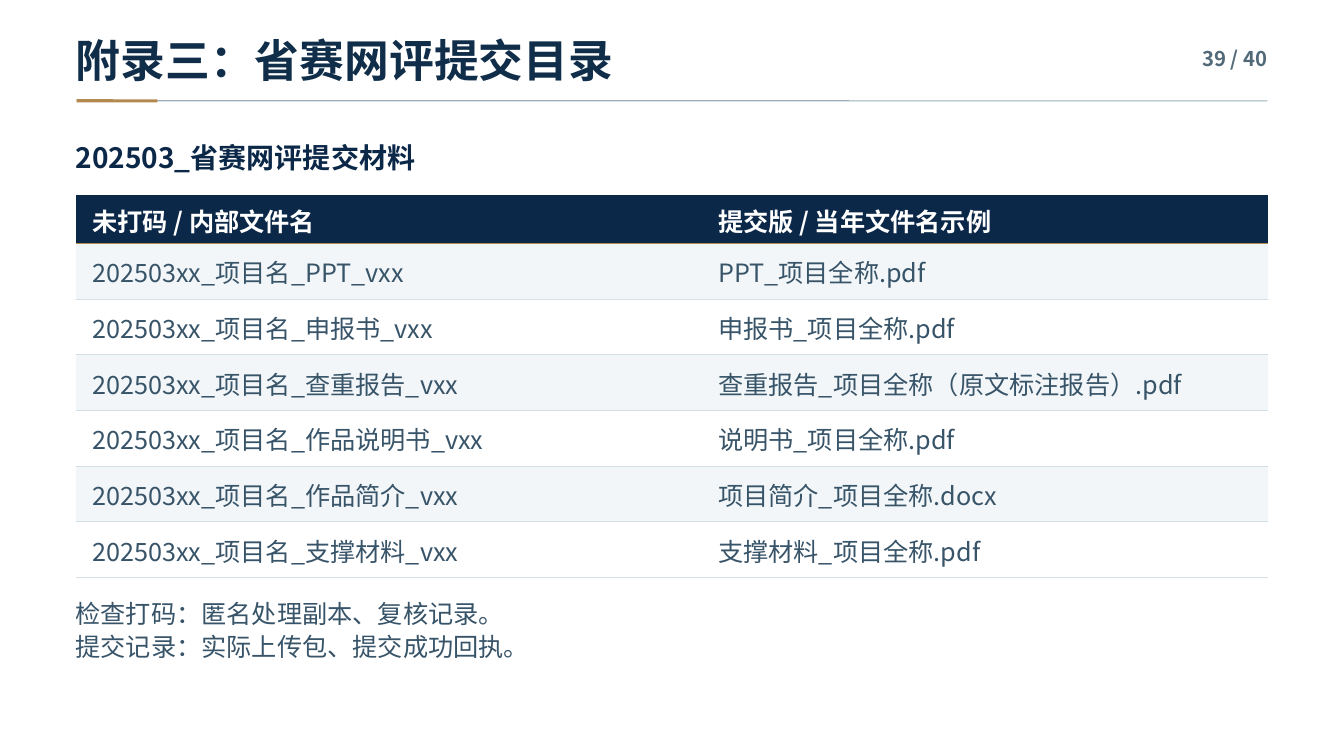
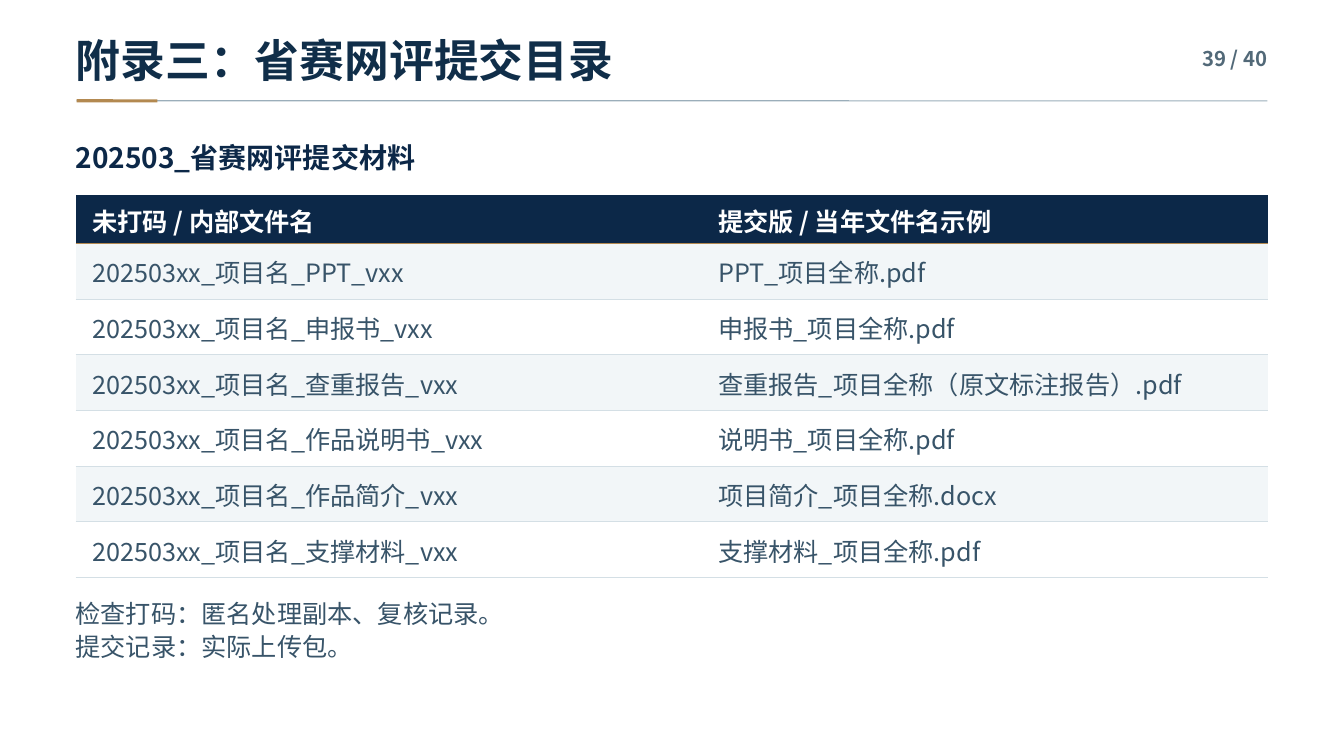
Before and after one commit to uuoov/challenge-cup-sharing, a slide deck: slide 39 of challenge-cup-sharing.pptx. Drawn at 1344x756 pixels with LibreOffice and Linux fonts; fonts in the diff are those of the drawing. Boxes give left, top, right and bottom in pixels: in the first picture for what was removed or moved away, otherwise in the second. Text is boxed around its words. In the diff, an @@ line names an element or a change of style, - is before the commit and + after.

Commit message:
更新挑战杯分享 v5，修复高清封面、调整人物介绍并精简提交目录

```diff
--- a/challenge-cup-sharing.pptx
+++ b/challenge-cup-sharing.pptx
@@ text at (76,635,353,658): text changed @@
-提交记录：实际上传包、提交成功回执。
+提交记录：实际上传包。
```
Also in this commit, not shown: 9 other slides changed, 25 other files.
